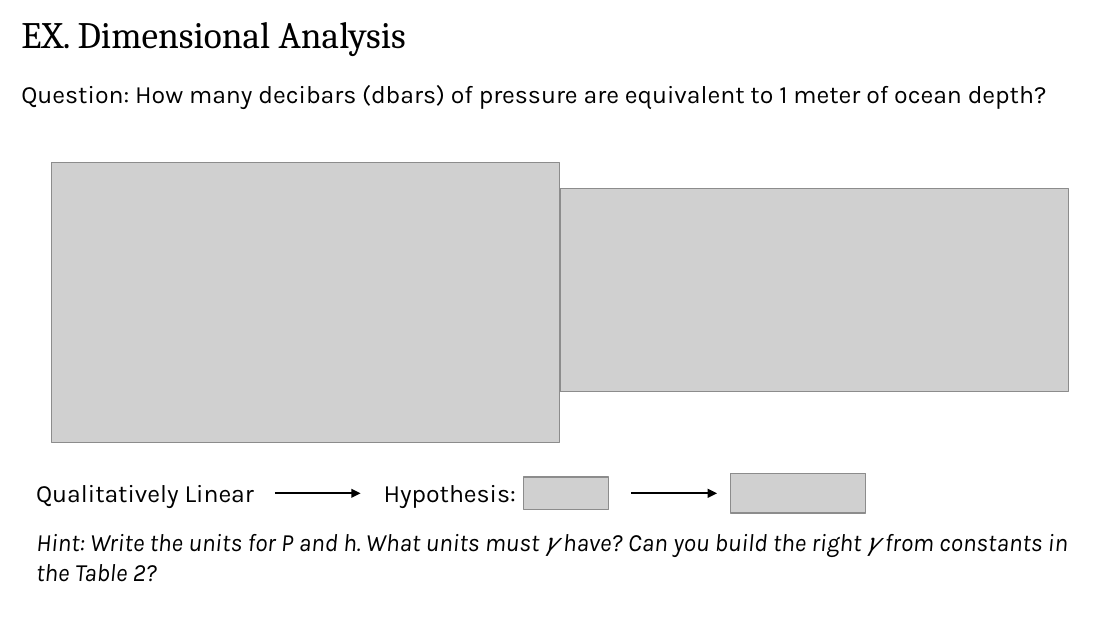
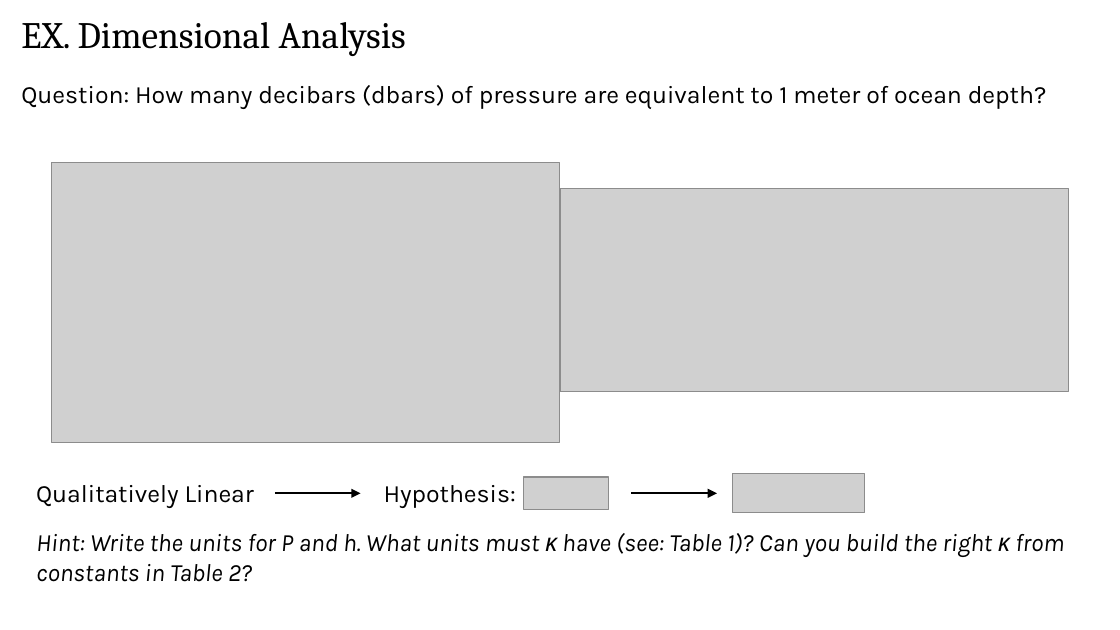
Before and after one commit to tgstone/sio-math-workshop, a slide deck: slide 8 of docs/source/2026/day1/figs_po/intro_to_po_20260914.pptx. Drawn at 1120x630 pixels with LibreOffice and Linux fonts; fonts in the diff are those of the drawing; grey boxes stand for pictures. Boxes give left, top, right and bottom in pixels: in the first picture for what was removed or moved away, otherwise in the second. Text is boxed around its words. In the diff, an @@ line names an element or a change of style, - is before the commit and + after.

Commit message:
Updated powerpoint.

```diff
--- a/docs/source/2026/day1/figs_po/intro_to_po_20260914.pptx
+++ b/docs/source/2026/day1/figs_po/intro_to_po_20260914.pptx
@@ text at (36, 533, 1064, 582): text changed @@
-Hint: Write the units for P and h. What units must 𝛾 have? Can you build the right 𝛾 from constants in the Table 2?
+Hint: Write the units for P and h. What units must κ have (see: Table 1)? Can you build the right κ from constants in Table 2?
```
Also in this commit, not shown: 4 other slides changed, 1 slide added, 2 slides removed.
